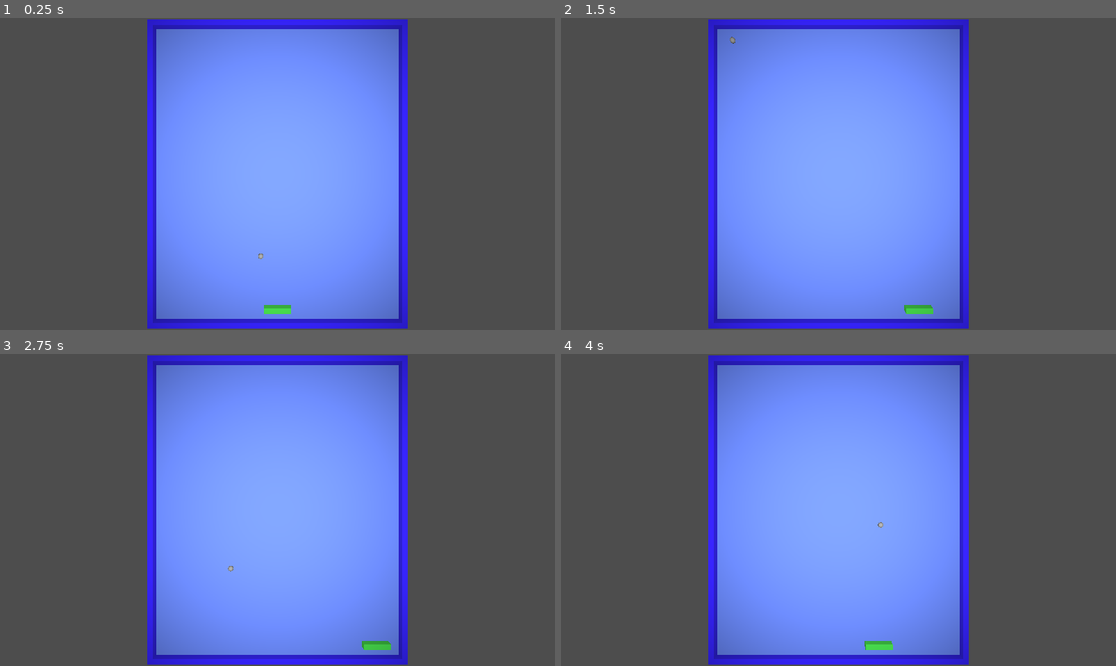
Above: before the commit, frames 1-4 (two rows, left to right).
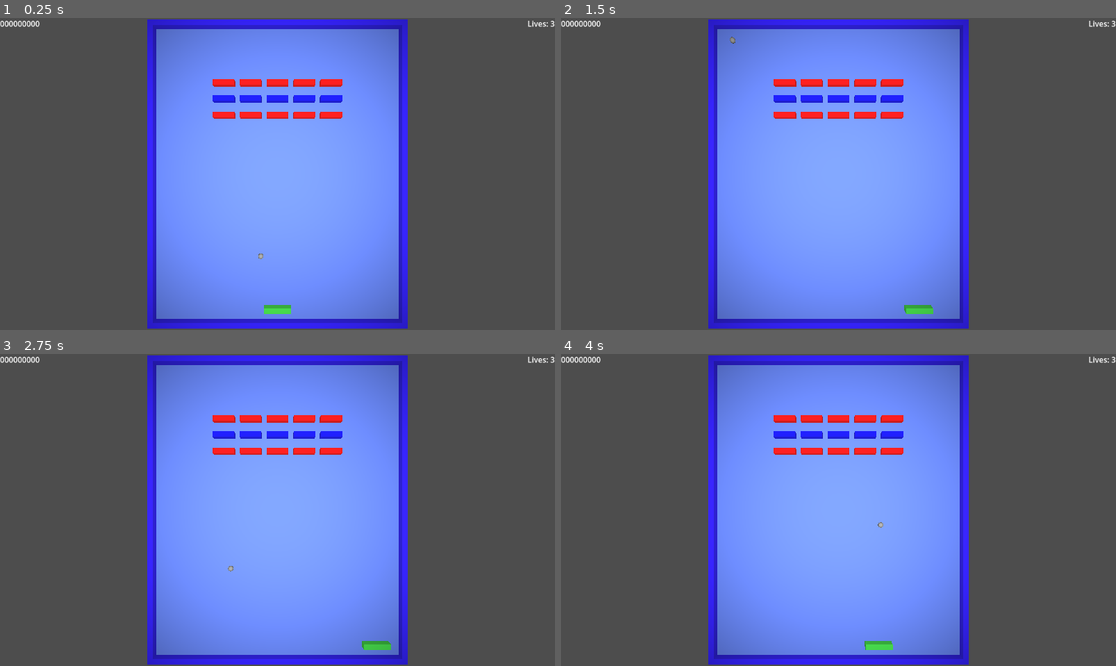
Above: after the commit, the same moments.

Repository: jackthemundane/godot-breakout
Game: Godot game, scene res://main.tscn
Same seed, same stepped clock (60 frames per second), same inputs: the game is played once before the commit and once after it.
Inputs:
- Up to frame 1 (0.25 s): no input
- Up to frame 2 (1.5 s): tap Enter at 0.5 s; hold D (move_right) 0.53-1.28 s; hold A (move_left) from 1.28 s (still down)
- Up to frame 3 (2.75 s): release A (move_left) at 2.03 s; hold D (move_right) from 2.03 s (still down)
- Up to frame 4 (4 s): tap Space at 3.5 s; release D (move_right) at 3.53 s; hold A (move_left) from 3.53 s (still down)

The runs differ from the first frame. In frame 1, 1.6% of the frame differs, in the area x 0-100%, y 0-33%; in frame 2, 1.6%; in frame 3, 1.6%; in frame 4, 1.6%.

Commit message:
add bricks and starting UI

Diff:
--- /dev/null
+++ b/Autoloads/game_data.gd
@@ -0,0 +1,14 @@
+extends Node
+
+signal score_changed(new_score)
+var score: int = 0
+
+var brick_types = {
+	"standard": {"health": 1, "points": 100, "color": Color.RED},
+	"tough": {"health": 2, "points": 300, "color": Color.BLUE},
+	"unbreakable": {"health": -1, "points": 0, "color": Color.WHITE}
+}
+
+func add_score(points: int) -> void:
+	score += points
+	score_changed.emit(score)
--- a/Ball/ball.gd
+++ b/Ball/ball.gd
@@ -1,6 +1,7 @@
 extends RigidBody3D
 
-@export var speed: float = 35
+@export var speed: float = 35.0
+@export var speed_increase: float = 2.0
 
 func _ready() -> void:
 	var random_x = randf_range(-0.7, 0.7)
@@ -9,3 +10,9 @@
 func _physics_process(delta: float) -> void:
 	if linear_velocity.length() > 0:
 		linear_velocity = linear_velocity.normalized() * speed
+
+func _on_body_entered(body: Node) -> void:
+	if body.is_in_group("brick"):
+		body.hit()
+	elif body.is_in_group("paddle"):
+		speed = speed + speed_increase
--- a/Ball/ball.tscn
+++ b/Ball/ball.tscn
@@ -19,6 +19,8 @@
 physics_material_override = SubResource("PhysicsMaterial_l4sn5")
 gravity_scale = 0.0
 continuous_cd = true
+contact_monitor = true
+max_contacts_reported = 1
 script = ExtResource("1_l4sn5")
 
 [node name="MeshInstance3D" type="MeshInstance3D" parent="." unique_id=2095189288]
@@ -26,3 +28,5 @@
 
 [node name="CollisionShape3D" type="CollisionShape3D" parent="." unique_id=495046699]
 shape = SubResource("SphereShape3D_l4sn5")
+
+[connection signal="body_entered" from="." to="." method="_on_body_entered"]
--- /dev/null
+++ b/Brick/brick.gd
@@ -0,0 +1,22 @@
+extends StaticBody3D
+
+@export_enum("standard", "tough", "unbreakable") var brick_type: String = "standard"
+var data: Dictionary
+var health: int
+
+func _ready() -> void:
+	data = GameData.brick_types[brick_type]
+	health = data["health"]
+	var material = StandardMaterial3D.new()
+	material.albedo_color = data["color"]
+	$MeshInstance3D.material_override = material
+
+func hit() -> void:
+	if health == -1:
+		return
+	health -= 1
+	$MeshInstance3D.material_override.albedo_color = $MeshInstance3D.material_override.albedo_color.darkened(0.4)
+	if health <= 0:
+		GameData.add_score(data["points"])
+		print(GameData.score)
+		queue_free()
--- /dev/null
+++ b/Brick/brick.tscn
@@ -0,0 +1,27 @@
+[gd_scene format=3 uid="uid://dvu7r8uwde23f"]
+
+[ext_resource type="Script" uid="uid://ctl53opey3h00" path="res://Brick/brick.gd" id="1_wurha"]
+
+[sub_resource type="PhysicsMaterial" id="PhysicsMaterial_mn6gn"]
+friction = 0.0
+bounce = 1.0
+
+[sub_resource type="StandardMaterial3D" id="StandardMaterial3D_wurha"]
+albedo_color = Color(1, 0.27058825, 1, 1)
+
+[sub_resource type="BoxMesh" id="BoxMesh_t5b8g"]
+material = SubResource("StandardMaterial3D_wurha")
+size = Vector3(4, 1, 1)
+
+[sub_resource type="BoxShape3D" id="BoxShape3D_0jn20"]
+size = Vector3(4, 1, 1)
+
+[node name="Brick" type="StaticBody3D" unique_id=1918434762 groups=["brick"]]
+physics_material_override = SubResource("PhysicsMaterial_mn6gn")
+script = ExtResource("1_wurha")
+
+[node name="MeshInstance3D" type="MeshInstance3D" parent="." unique_id=1780559266]
+mesh = SubResource("BoxMesh_t5b8g")
+
+[node name="CollisionShape3D" type="CollisionShape3D" parent="." unique_id=1268977555]
+shape = SubResource("BoxShape3D_0jn20")
--- /dev/null
+++ b/Main UI/main_ui.gd
@@ -0,0 +1,7 @@
+extends CanvasLayer
+
+func _ready() -> void:
+	GameData.score_changed.connect(_on_score_changed)
+
+func _on_score_changed(new_score: int) -> void:
+	$HighScore/VBoxContainer/HighScoreLabel.text = str(new_score)
--- /dev/null
+++ b/Main UI/main_ui.tscn
@@ -0,0 +1,128 @@
+[gd_scene format=3 uid="uid://bh81c680h7t5n"]
+
+[ext_resource type="Script" uid="uid://dktf0uuu4wjwv" path="res://Main UI/main_ui.gd" id="1_t8vif"]
+
+[node name="MainUI" type="CanvasLayer" unique_id=417533238]
+script = ExtResource("1_t8vif")
+
+[node name="Start" type="Control" parent="." unique_id=1010006847]
+visible = false
+layout_mode = 3
+anchors_preset = 15
+anchor_right = 1.0
+anchor_bottom = 1.0
+grow_horizontal = 2
+grow_vertical = 2
+
+[node name="StartButton" type="Button" parent="Start" unique_id=524399812]
+layout_mode = 1
+anchors_preset = 8
+anchor_left = 0.5
+anchor_top = 0.5
+anchor_right = 0.5
+anchor_bottom = 0.5
+offset_left = -4.0
+offset_top = -4.0
+offset_right = 4.0
+offset_bottom = 4.0
+grow_horizontal = 2
+grow_vertical = 2
+text = "Start Game"
+
+[node name="Pause" type="Control" parent="." unique_id=1996213642]
+visible = false
+layout_mode = 3
+anchors_preset = 15
+anchor_right = 1.0
+anchor_bottom = 1.0
+grow_horizontal = 2
+grow_vertical = 2
+
+[node name="ResumeButton" type="Button" parent="Pause" unique_id=993089344]
+layout_mode = 1
+anchors_preset = 8
+anchor_left = 0.5
+anchor_top = 0.5
+anchor_right = 0.5
+anchor_bottom = 0.5
+offset_left = -4.0
+offset_top = -4.0
+offset_right = 4.0
+offset_bottom = 4.0
+grow_horizontal = 2
+grow_vertical = 2
+text = "Resume Game"
+
+[node name="GameOver" type="Control" parent="." unique_id=1540495984]
+visible = false
+layout_mode = 3
+anchors_preset = 15
+anchor_right = 1.0
+anchor_bottom = 1.0
+grow_horizontal = 2
+grow_vertical = 2
+
+[node name="VBoxContainer" type="VBoxContainer" parent="GameOver" unique_id=265953086]
+layout_mode = 1
+anchors_preset = 8
+anchor_left = 0.5
+anchor_top = 0.5
+anchor_right = 0.5
+anchor_bottom = 0.5
+offset_left = -43.5
+offset_top = -33.0
+offset_right = 43.5
+offset_bottom = 33.0
+grow_horizontal = 2
+grow_vertical = 2
+
+[node name="TryAgain" type="Button" parent="GameOver/VBoxContainer" unique_id=1374034812]
+layout_mode = 2
+text = "Try Again"
+
+[node name="VBoxContainer" type="VBoxContainer" parent="GameOver/VBoxContainer" unique_id=2088337865]
+layout_mode = 2
+
+[node name="ExitGame" type="Button" parent="GameOver/VBoxContainer" unique_id=1381631209]
+layout_mode = 2
+text = "Exit Game"
+
+[node name="HighScore" type="Control" parent="." unique_id=1977470979]
+layout_mode = 3
+anchors_preset = 15
+anchor_right = 1.0
+anchor_bottom = 1.0
+grow_horizontal = 2
+grow_vertical = 2
+
+[node name="VBoxContainer" type="VBoxContainer" parent="HighScore" unique_id=529156369]
+layout_mode = 1
+anchors_preset = 10
+anchor_right = 1.0
+offset_bottom = 23.0
+grow_horizontal = 2
+
+[node name="HighScoreLabel" type="Label" parent="HighScore/VBoxContainer" unique_id=1936171091]
+layout_mode = 2
+text = "000000000"
+
+[node name="Lives" type="Control" parent="." unique_id=1476151023]
+layout_mode = 3
+anchors_preset = 15
+anchor_right = 1.0
+anchor_bottom = 1.0
+grow_horizontal = 2
+grow_vertical = 2
+size_flags_horizontal = 8
+
+[node name="VBoxContainer" type="VBoxContainer" parent="Lives" unique_id=782910936]
+layout_mode = 1
+anchors_preset = 10
+anchor_right = 1.0
+offset_bottom = 23.0
+grow_horizontal = 2
+
+[node name="LivesLabel" type="Label" parent="Lives/VBoxContainer" unique_id=652622731]
+layout_mode = 2
+text = "Lives: 3"
+horizontal_alignment = 2
--- a/Paddle/paddle.gd
+++ b/Paddle/paddle.gd
@@ -1,6 +1,11 @@
 extends AnimatableBody3D
 
 @export var speed: float = 30.0
+@export var paddle_width: float = 5
+var half_width: float
+
+func _ready() -> void:
+	set_width(paddle_width)
 
 func _physics_process(delta: float) -> void:
 	# Get the horizontal input (-1 for left, 1 for right)
@@ -13,3 +18,8 @@
 	# but because it's "Animatable," it will push the RigidBody (ball)
 	# with infinite force without being moved back itself.
 	move_and_collide(movement)
+
+func set_width(new_width: float) -> void:
+	$MeshInstance3D.mesh.size.x = new_width
+	$CollisionShape3D.shape.size.x = new_width
+	half_width = new_width/2
--- a/Paddle/paddle.tscn
+++ b/Paddle/paddle.tscn
@@ -16,7 +16,7 @@
 [sub_resource type="BoxShape3D" id="BoxShape3D_plu76"]
 size = Vector3(5, 1, 1)
 
-[node name="Paddle" type="AnimatableBody3D" unique_id=640241229]
+[node name="Paddle" type="AnimatableBody3D" unique_id=640241229 groups=["paddle"]]
 process_mode = 3
 collision_mask = 6
 axis_lock_linear_y = true
--- a/main.tscn
+++ b/main.tscn
@@ -3,6 +3,8 @@
 [ext_resource type="PackedScene" uid="uid://bx0vyc62wljq6" path="res://Board/board.tscn" id="1_ig7tw"]
 [ext_resource type="PackedScene" uid="uid://c3arr2135u626" path="res://Ball/ball.tscn" id="2_0xm2m"]
 [ext_resource type="PackedScene" uid="uid://t7e048txbqq" path="res://Paddle/paddle.tscn" id="3_h2yge"]
+[ext_resource type="PackedScene" uid="uid://dvu7r8uwde23f" path="res://Brick/brick.tscn" id="4_1bvp3"]
+[ext_resource type="PackedScene" uid="uid://bh81c680h7t5n" path="res://Main UI/main_ui.tscn" id="5_lquwl"]
 
 [node name="Main" type="Node3D" unique_id=993328279]
 
@@ -21,3 +23,63 @@
 
 [node name="Paddle" parent="." unique_id=1460447489 instance=ExtResource("3_h2yge")]
 transform = Transform3D(1, 0, 0, 0, 1, 0, 0, 0, 1, 0, 1, 25.361431)
+
+[node name="Bricks1" type="Node3D" parent="." unique_id=577723781]
+
+[node name="Brick" parent="Bricks1" unique_id=1918434762 instance=ExtResource("4_1bvp3")]
+transform = Transform3D(1, 0, 0, 0, 1, 0, 0, 0, 1, 0, 1, -17)
+
+[node name="Brick2" parent="Bricks1" unique_id=368230438 instance=ExtResource("4_1bvp3")]
+transform = Transform3D(1, 0, 0, 0, 1, 0, 0, 0, 1, -5, 1, -17)
+
+[node name="Brick3" parent="Bricks1" unique_id=68817769 instance=ExtResource("4_1bvp3")]
+transform = Transform3D(1, 0, 0, 0, 1, 0, 0, 0, 1, 5, 1, -17)
+
+[node name="Brick4" parent="Bricks1" unique_id=133011160 instance=ExtResource("4_1bvp3")]
+transform = Transform3D(1, 0, 0, 0, 1, 0, 0, 0, 1, -10, 1, -17)
+
+[node name="Brick5" parent="Bricks1" unique_id=703931558 instance=ExtResource("4_1bvp3")]
+transform = Transform3D(1, 0, 0, 0, 1, 0, 0, 0, 1, 10, 1, -17)
+
+[node name="Bricks2" type="Node3D" parent="." unique_id=1007484255]
+transform = Transform3D(1, 0, 0, 0, 1, 0, 0, 0, 1, 0, 0, 3)
+
+[node name="Brick" parent="Bricks2" unique_id=823242521 instance=ExtResource("4_1bvp3")]
+transform = Transform3D(1, 0, 0, 0, 1, 0, 0, 0, 1, 0, 1, -17)
+brick_type = "tough"
+
+[node name="Brick2" parent="Bricks2" unique_id=899129107 instance=ExtResource("4_1bvp3")]
+transform = Transform3D(1, 0, 0, 0, 1, 0, 0, 0, 1, -5, 1, -17)
+brick_type = "tough"
+
+[node name="Brick3" parent="Bricks2" unique_id=939184823 instance=ExtResource("4_1bvp3")]
+transform = Transform3D(1, 0, 0, 0, 1, 0, 0, 0, 1, 5, 1, -17)
+brick_type = "tough"
+
+[node name="Brick4" parent="Bricks2" unique_id=147729318 instance=ExtResource("4_1bvp3")]
+transform = Transform3D(1, 0, 0, 0, 1, 0, 0, 0, 1, -10, 1, -17)
+brick_type = "tough"
+
+[node name="Brick5" parent="Bricks2" unique_id=1077005709 instance=ExtResource("4_1bvp3")]
+transform = Transform3D(1, 0, 0, 0, 1, 0, 0, 0, 1, 10, 1, -17)
+brick_type = "tough"
+
+[node name="Bricks3" type="Node3D" parent="." unique_id=782292962]
+transform = Transform3D(1, 0, 0, 0, 1, 0, 0, 0, 1, 0, 0, 6)
+
+[node name="Brick" parent="Bricks3" unique_id=1593711589 instance=ExtResource("4_1bvp3")]
+transform = Transform3D(1, 0, 0, 0, 1, 0, 0, 0, 1, 0, 1, -17)
+
+[node name="Brick2" parent="Bricks3" unique_id=819492611 instance=ExtResource("4_1bvp3")]
+transform = Transform3D(1, 0, 0, 0, 1, 0, 0, 0, 1, -5, 1, -17)
+
+[node name="Brick3" parent="Bricks3" unique_id=1741943004 instance=ExtResource("4_1bvp3")]
+transform = Transform3D(1, 0, 0, 0, 1, 0, 0, 0, 1, 5, 1, -17)
+
+[node name="Brick4" parent="Bricks3" unique_id=313081571 instance=ExtResource("4_1bvp3")]
+transform = Transform3D(1, 0, 0, 0, 1, 0, 0, 0, 1, -10, 1, -17)
+
+[node name="Brick5" parent="Bricks3" unique_id=35352070 instance=ExtResource("4_1bvp3")]
+transform = Transform3D(1, 0, 0, 0, 1, 0, 0, 0, 1, 10, 1, -17)
+
+[node name="MainUI" parent="." unique_id=417533238 instance=ExtResource("5_lquwl")]
--- a/project.godot
+++ b/project.godot
@@ -14,6 +14,15 @@
 run/main_scene="uid://dqqdmismi0wka"
 config/features=PackedStringArray("4.6", "Forward Plus")
 config/icon="res://icon.svg"
+
+[autoload]
+
+GameData="*uid://x83tnv0rqjj5"
+
+[global_group]
+
+brick=""
+paddle=""
 
 [input]
 
Not shown, added: Autoloads/game_data.gd.uid
Not shown, added: Brick/brick.gd.uid
Not shown, added: Main UI/main_ui.gd.uid
